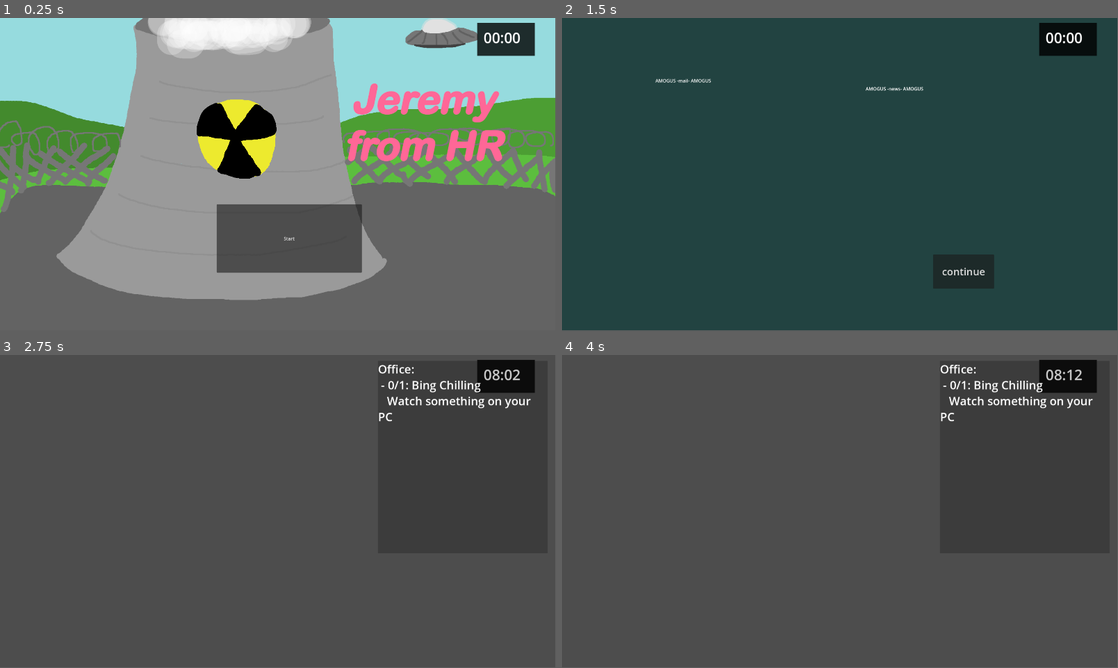
Above: before the commit, frames 1-4 (two rows, left to right).
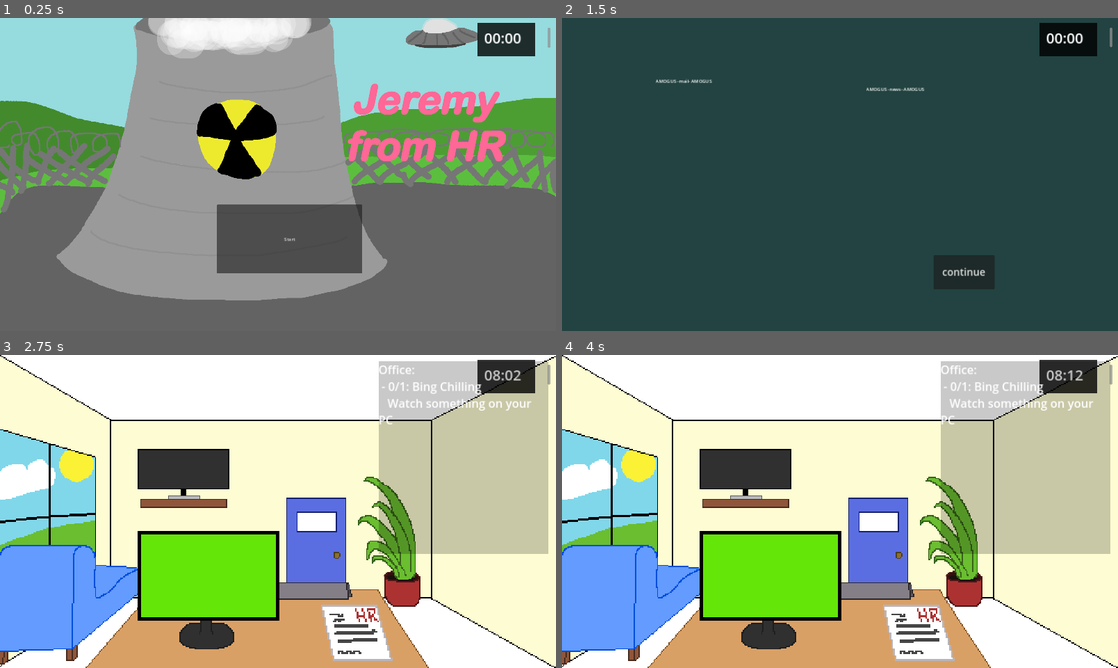
Above: after the commit, the same moments.

Repository: TheWalkingLapis/BrackeysGameJam2025_1
Game: Godot game, scene res://scenes/game_manager.tscn
The game is run twice, just before and just after one commit, with the same random seed, the same clock (stepped at 60 frames per second) and the same inputs.
Inputs (mouse positions are in pixels of both pictures, inside the frame that each line leads up to):
- Up to frame 1 (0.25 s): no input
- Up to frame 2 (1.5 s): click (917, 296) at 0.52 s; click "Start" at 1.25 s
- Up to frame 3 (2.75 s): click "continue" at 2 s
- Up to frame 4 (4 s): click (767, 574) at 2.75 s; click (840, 624) at 3.5 s
The window is 799x449 before the commit and 800x450 after it. Grey fills any space a smaller window leaves; there, only what the larger window draws over its background counts as a difference.

The runs differ from the first frame. In frame 1, 2.3% of the frame differs, in the area x 0-100%, y 0-91%; in frame 2, 0.5%; in frame 3, 99%; in frame 4, 99%, in the area x 0-100%, y 0-100%.

Commit message:
Added shaped button mask for form, fixed alpha on document_laying

Diff:
--- a/project.godot
+++ b/project.godot
@@ -24,7 +24,7 @@
 
 window/size/viewport_width=1920
 window/size/viewport_height=1080
-window/size/mode=4
+window/stretch/mode="canvas_items"
 
 [rendering]
 
--- a/scenes/rooms/office.tscn
+++ b/scenes/rooms/office.tscn
@@ -1,8 +1,20 @@
-[gd_scene load_steps=8 format=3 uid="uid://cfbphyo7451bl"]
+[gd_scene load_steps=14 format=3 uid="uid://cfbphyo7451bl"]
 
 [ext_resource type="Script" path="res://scripts/office.gd" id="1_24yk3"]
-[ext_resource type="Texture2D" uid="uid://xvl1b0pnqunb" path="res://imgs/office.png" id="2_4oge3"]
+[ext_resource type="Texture2D" uid="uid://wsbqqvq6eyg5" path="res://imgs/rooms/office.png" id="2_veu3n"]
+[ext_resource type="Texture2D" uid="uid://dfqmdtt8cm6cb" path="res://imgs/sprites/tasks/hr-signing/document_laying.png" id="3_3vuk7"]
 [ext_resource type="PackedScene" uid="uid://dihw1bwmo6omg" path="res://scenes/tasks/task_1_1_office.tscn" id="3_jjpo7"]
+[ext_resource type="Texture2D" uid="uid://h6xgld1lnyb3" path="res://imgs/sprites/tasks/hr-signing/document_laying_mask.png" id="4_w0jtv"]
+
+[sub_resource type="StyleBoxEmpty" id="StyleBoxEmpty_jdbcn"]
+
+[sub_resource type="StyleBoxTexture" id="StyleBoxTexture_fdwef"]
+texture = ExtResource("4_w0jtv")
+modulate_color = Color(1, 1, 1, 0.470588)
+
+[sub_resource type="StyleBoxEmpty" id="StyleBoxEmpty_p1n7l"]
+
+[sub_resource type="StyleBoxEmpty" id="StyleBoxEmpty_x41pt"]
 
 [sub_resource type="StyleBoxEmpty" id="StyleBoxEmpty_ky8xr"]
 
@@ -22,7 +34,7 @@
 grow_vertical = 2
 script = ExtResource("1_24yk3")
 
-[node name="TextureRect" type="TextureRect" parent="."]
+[node name="Background" type="TextureRect" parent="."]
 texture_filter = 1
 layout_mode = 1
 anchors_preset = 15
@@ -30,7 +42,26 @@
 anchor_bottom = 1.0
 grow_horizontal = 2
 grow_vertical = 2
-texture = ExtResource("2_4oge3")
+mouse_filter = 2
+texture = ExtResource("2_veu3n")
+
+[node name="Form" type="TextureRect" parent="Background"]
+layout_mode = 0
+offset_left = 1108.0
+offset_top = 862.0
+offset_right = 1355.0
+offset_bottom = 1055.0
+mouse_filter = 2
+texture = ExtResource("3_3vuk7")
+
+[node name="Button" type="Button" parent="Background/Form"]
+layout_mode = 0
+offset_right = 247.0
+offset_bottom = 193.0
+theme_override_styles/focus = SubResource("StyleBoxEmpty_jdbcn")
+theme_override_styles/hover = SubResource("StyleBoxTexture_fdwef")
+theme_override_styles/pressed = SubResource("StyleBoxEmpty_p1n7l")
+theme_override_styles/normal = SubResource("StyleBoxEmpty_x41pt")
 
 [node name="Clickables" type="Control" parent="."]
 layout_mode = 1
@@ -39,6 +70,7 @@
 anchor_bottom = 1.0
 grow_horizontal = 2
 grow_vertical = 2
+mouse_filter = 2
 
 [node name="PCScreen" type="Button" parent="Clickables"]
 layout_mode = 0
@@ -62,6 +94,13 @@
 offset_bottom = 40.0
 
 [node name="Task_1_1_office" parent="Tasks/Day1" instance=ExtResource("3_jjpo7")]
-layout_mode = 1
+layout_mode = 0
+anchors_preset = 0
+anchor_right = 0.0
+anchor_bottom = 0.0
+offset_right = 189.0
+offset_bottom = 143.0
+grow_horizontal = 1
+grow_vertical = 1
 
 [connection signal="pressed" from="Clickables/PCScreen" to="." method="_on_pc_screen_pressed"]
--- a/scenes/tasks/task_1_1_office.tscn
+++ b/scenes/tasks/task_1_1_office.tscn
@@ -7,6 +7,7 @@
 anchors_preset = 15
 anchor_right = 1.0
 anchor_bottom = 1.0
+offset_right = -629.0
 grow_horizontal = 2
 grow_vertical = 2
 script = ExtResource("1_m8idx")
--- a/scripts/task_ui.gd
+++ b/scripts/task_ui.gd
@@ -16,7 +16,6 @@
 		text += "%s:\n" % [room]
 		for task in task_list:
 			var task_texts = (task as Task).get_task_strings()
-			print(task_texts)
 			text += " - %s\n" % task_texts[0]
 			text += "   %s\n" % task_texts[1]
 	label.text = Utils.bbc_text(text, 40)
Not shown, added: export_presets.cfg
Binary file changed: imgs/sprites/tasks/hr-signing/document_laying.png
Binary file added: imgs/sprites/tasks/hr-signing/document_laying_mask.png
